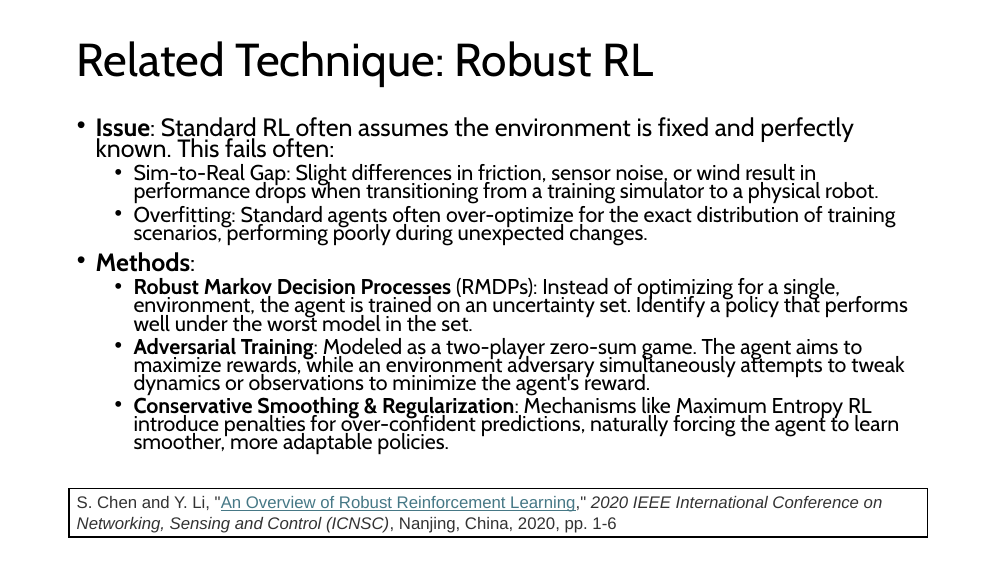
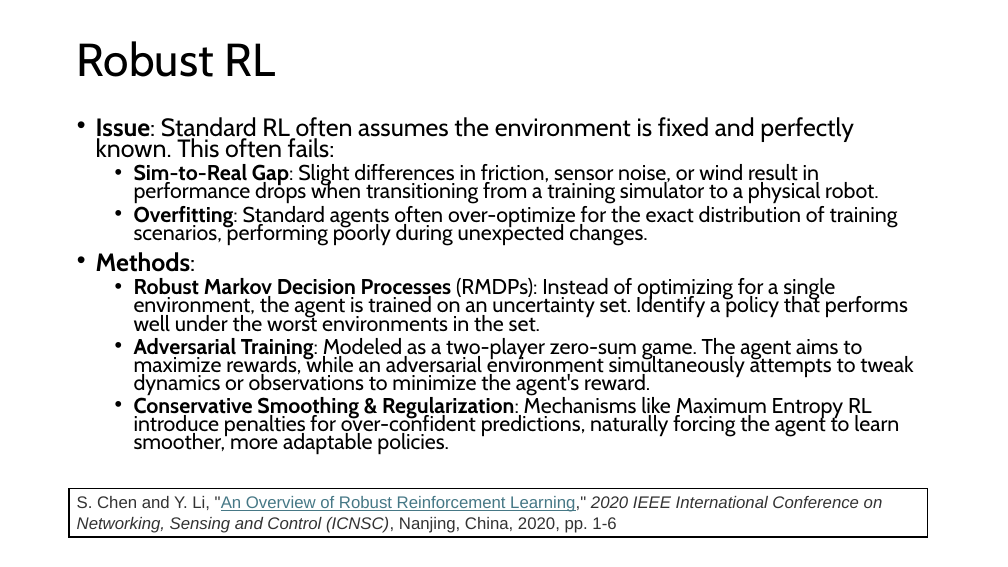
Before and after one commit to mhahsler/Introduction_to_Reinforcement_Learning, a slide deck: slide 14 of slides/Lecture_Reward_Engineering.pptx. Drawn at 1008x567 pixels with LibreOffice and Linux fonts; fonts in the diff are those of the drawing. Boxes give left, top, right and bottom in pixels: in the first picture for what was removed or moved away, otherwise in the second. Text is boxed around its words. In the diff, an @@ line names an element or a change of style, - is before the commit and + after.

```diff
--- a/slides/Lecture_Reward_Engineering.pptx
+++ b/slides/Lecture_Reward_Engineering.pptx
@@ title at [77,41,275,77]: text changed @@
-Related Technique: Robust RL
+Robust RL
@@ text at [96,117,854,158]: text changed @@
-• Issue: Standard RL often assumes the environment is fixed and perfectly known. This fails often:
+• Issue: Standard RL often assumes the environment is fixed and perfectly known. This often fails:
@@ text at [134,164,898,246]: bold on in "Sim-to-Real Gap:", "Overfitting:" @@
@@ text at [134,278,913,396]: text changed @@
-  • Robust Markov Decision Processes (RMDPs): Instead of optimizing for a single, environment, the agent is trained on an uncertainty set. Identify a policy that performs well under the worst model in the set.
-  • Adversarial Training: Modeled as a two-player zero-sum game. The agent aims to maximize rewards, while an environment adversary simultaneously attempts to tweak dynamics or observations to minimize the agent's reward.
+  • Robust Markov Decision Processes (RMDPs): Instead of optimizing for a single environment, the agent is trained on an uncertainty set. Identify a policy that performs well under the worst environments in the set.
+  • Adversarial Training: Modeled as a two-player zero-sum game. The agent aims to maximize rewards, while an adversarial environment simultaneously attempts to tweak dynamics or observations to minimize the agent's reward.
```
Also in this commit, not shown: 5 other slides changed, 1 other file.
